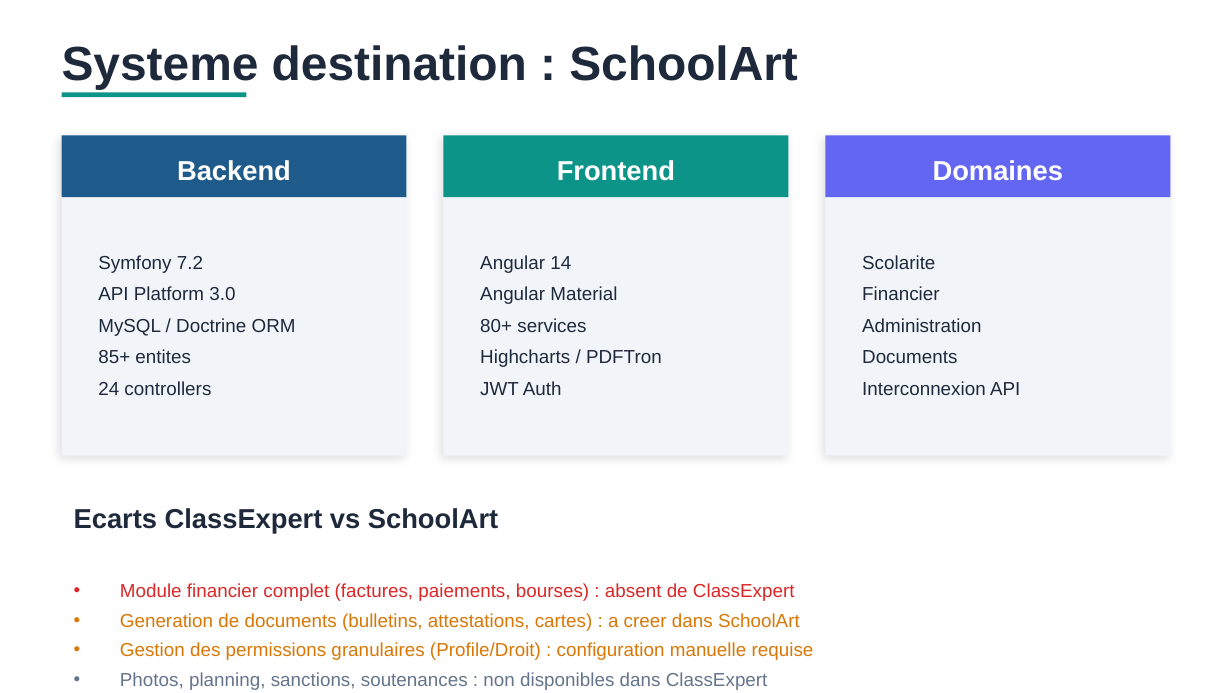
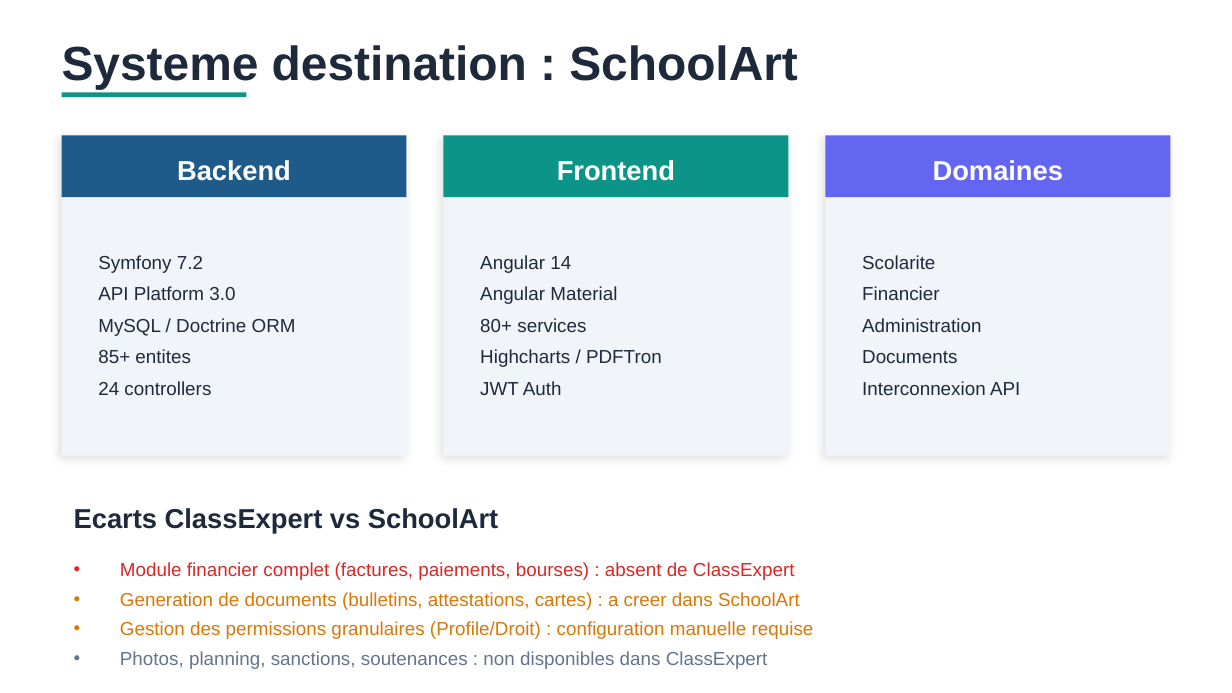
Before and after one commit to zack-abess/ism-migration-dashboard, a slide deck: slide 5 of presentation_migration_classexpert_schoolart.pptx. Drawn at 1232x693 pixels with LibreOffice and Linux fonts; fonts in the diff are those of the drawing. Boxes give left, top, right and bottom in pixels: in the first picture for what was removed or moved away, otherwise in the second. Text is boxed around its words. In the diff, an @@ line names an element or a change of style, - is before the commit and + after.

```diff
--- a/presentation_migration_classexpert_schoolart.pptx
+++ b/presentation_migration_classexpert_schoolart.pptx
@@ text "Module financier complet (factures, paiements, ...": place and size @@
-text "Module financier complet (factures, paiements, ..." at [120, 583, 814, 690]
+text "Module financier complet (factures, paiements, ..." at [120, 562, 814, 669]
```
Also in this commit, not shown: 3 other slides changed, 3 other files.
